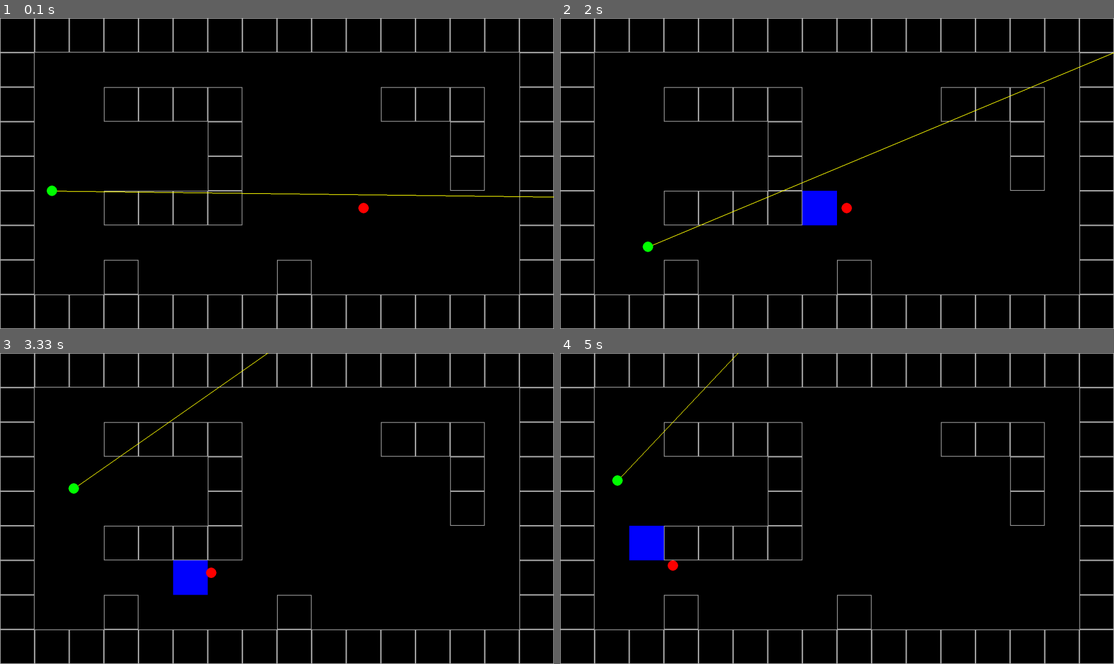
Above: before the commit, frames 1-4 (two rows, left to right).
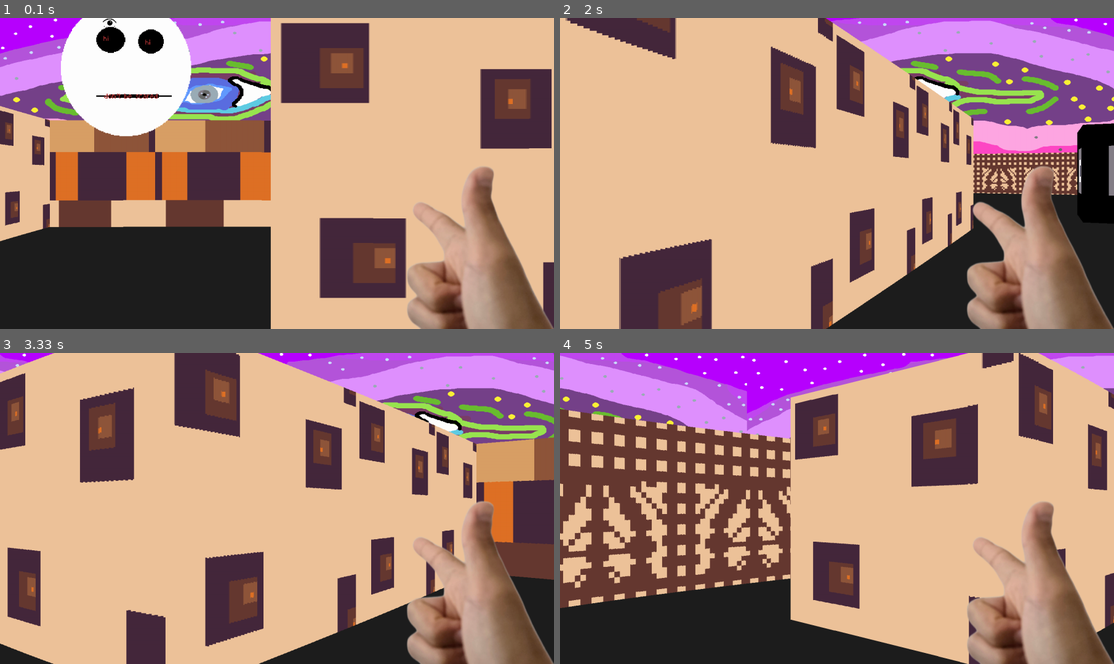
Above: after the commit, the same moments.

Repository: kyrusoo/uni-pygame
Game: pygame game, started from maze/main.py
Two runs of this game, one before a commit and one after it. Both use one fixed random seed, a clock stepped at 60 frames per second and the inputs below.
Inputs (mouse positions are in pixels of both pictures, inside the frame that each line leads up to):
- Up to frame 1 (0.1 s): no input
- Up to frame 2 (2 s): hold D 0.33-0.8 s; move the mouse to (814, 185) at 0.37 s; hold W 0.83-1.13 s; move the mouse to (1014, 164) at 0.87 s; hold D 1.17-1.63 s; move the mouse to (704, 176) at 1.2 s; hold A from 1.67 s (still down); move the mouse to (665, 126) at 1.7 s
- Up to frame 3 (3.33 s): release A at 2.2 s; hold S 2.23-2.53 s; move the mouse to (360, 399) at 2.27 s; hold A 2.57-2.97 s; move the mouse to (343, 536) at 2.6 s; hold W from 3 s (still down); move the mouse to (288, 402) at 3.03 s
- Up to frame 4 (5 s): release W at 3.37 s; hold D 3.4-4.03 s; move the mouse to (637, 499) at 3.43 s; hold S 4.07-4.43 s; move the mouse to (842, 539) at 4.1 s; hold A 4.47-4.93 s; move the mouse to (820, 455) at 4.5 s; hold D from 4.97 s (still down)

The runs differ from the first frame. In frame 1, 99% of the frame differs, in the area x 0-100%, y 0-100%; in frame 2, 98%; in frame 3, 100%; in frame 4, 100%.

Commit message:
fix: several enemy collision(same path) fixed

Diff:
--- a/maze/main.py
+++ b/maze/main.py
@@ -43,11 +43,11 @@
         pg.display.set_caption(f'{self.clock.get_fps() :.1f}')
 
     def draw(self):
-        self.screen.fill('black')
-        # self.object_renderer.draw()
-        # self.weapon.draw()
-        self.map.draw()
-        self.player.draw()
+        # self.screen.fill('black')
+        self.object_renderer.draw()
+        self.weapon.draw()
+        # self.map.draw()
+        # self.player.draw()
 
     def check_events(self):
         self.global_trigger = False
--- a/maze/npc.py
+++ b/maze/npc.py
@@ -27,7 +27,7 @@
         self.check_animation_time()
         self.get_sprite()
         self.run_logic()
-        self.draw_ray_cast()
+        # self.draw_ray_cast()
 
     def check_wall(self, x, y):
         return (x,y) not in self.game.map.world_map
@@ -42,11 +42,16 @@
         next_pos = self.game.pathfinding.get_path(self.map_pos, self.game.player.map_pos)
         next_x, next_y = next_pos
 
-        pg.draw.rect(self.game.screen, 'blue', (100 * next_x, 100 * next_y, 100, 100))
-        angle = math.atan2(next_y + 0.5 - self.y, next_x + 0.5 - self.x)
-        dx = math.cos(angle) * self.speed
-        dy = math.sin(angle) * self.speed
-        self.check_wall_collision(dx, dy)
+        # pg.draw.rect(self.game.screen, 'blue', (100 * next_x, 100 * next_y, 100, 100))
+        if next_pos not in self.game.object_handler.npc_positions:
+            angle = math.atan2(next_y + 0.5 - self.y, next_x + 0.5 - self.x)
+            dx = math.cos(angle) * self.speed
+            dy = math.sin(angle) * self.speed
+            self.check_wall_collision(dx, dy)
+
+    def attack(self):
+        if self.animation_trigger:
+            self.game.sound.npc_shot.play()
 
     def animate_death(self):
         if not self.alive:
@@ -85,8 +90,13 @@
 
             elif self.ray_cast_value:
                 self.player_search_trigger = True
-                self.animate(self.walk_images)
-                self.movement()
+
+                if self.dist < self.attack_dist:
+                    self.animate(self.attack_images)
+                    self.attack()
+                else:
+                    self.animate(self.walk_images)
+                    self.movement()
 
             elif self.player_search_trigger:
                 self.animate(self.walk_images)
--- a/maze/object_handler.py
+++ b/maze/object_handler.py
@@ -12,6 +12,7 @@
         self.anim_sprite_path = 'resources/sprites/animated_sprites/'
         add_sprite = self.add_sprite
         add_npc = self.add_npc
+        self.npc_positions = {}
 
         # sprite map
         add_sprite(SpriteObject(game))
@@ -25,8 +26,10 @@
 
         # npc map
         add_npc(NPC(game))
+        add_npc(NPC(game, pos=(11.5, 4.5)))
 
     def update(self):
+        self.npc_positions = {npc.map_pos for npc in self.npc_list if npc.alive}
         [sprite.update() for sprite in self.sprite_list]
         [npc.update() for npc in self.npc_list]
 
--- a/maze/pathfinding.py
+++ b/maze/pathfinding.py
@@ -30,7 +30,7 @@
             next_nodes = graph[cur_node]
 
             for next_node in next_nodes:
-                if next_node not in visited:
+                if next_node not in visited and next_node not in self.game.object_handler.npc_positions:
                     queue.append(next_node)
                     visited[next_node] = cur_node
         return visited
